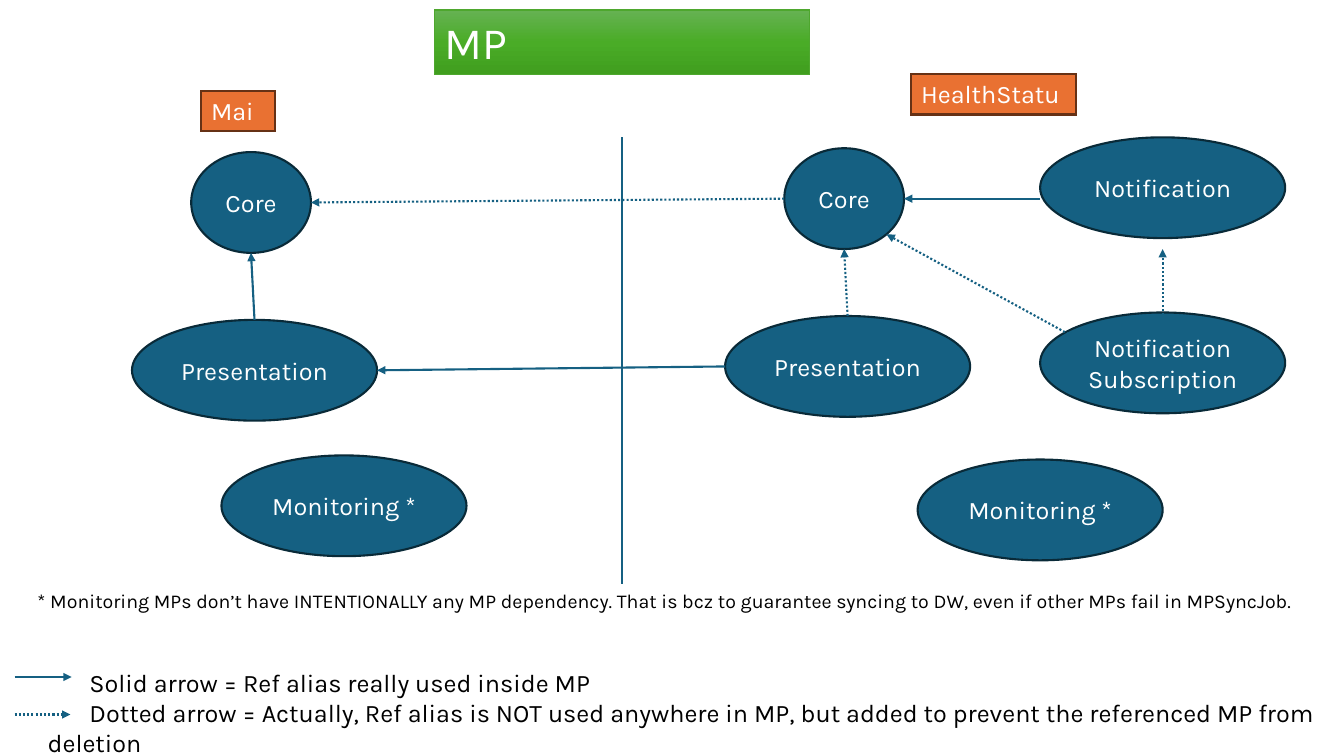
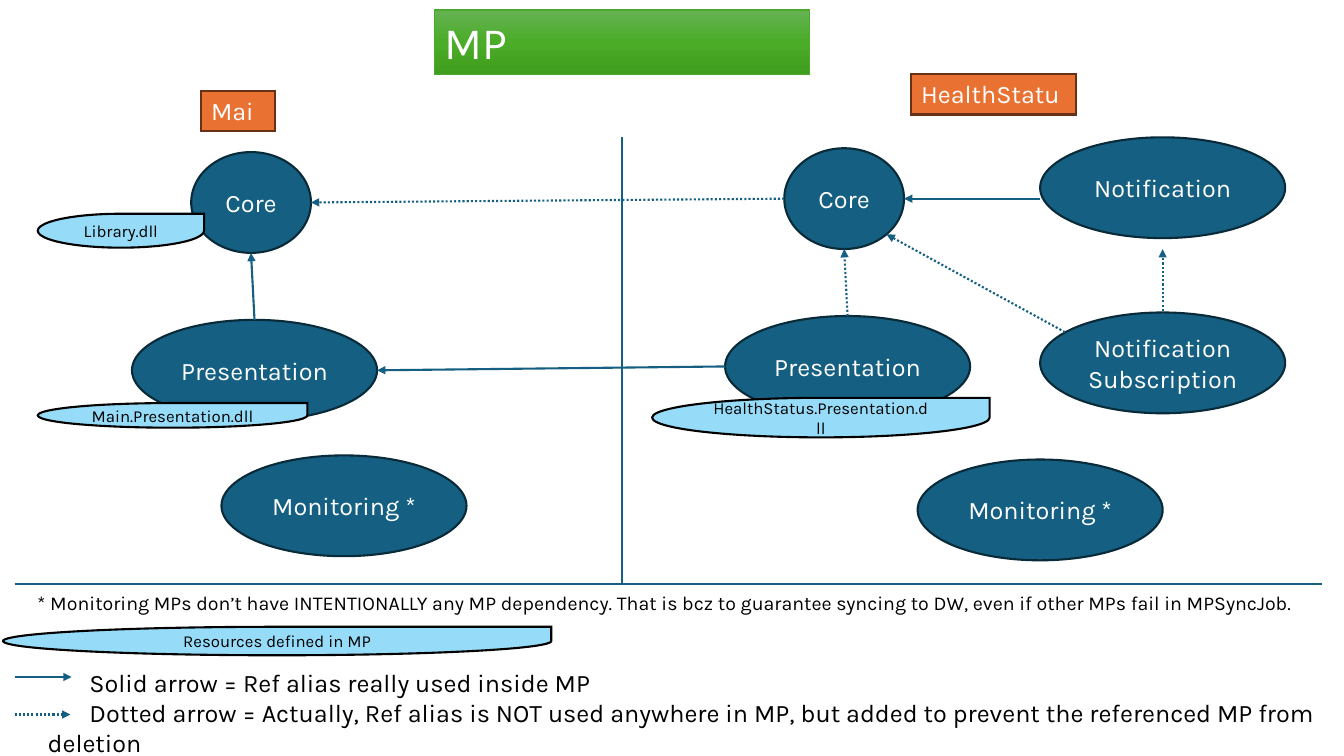
Before and after one commit to microsoft/CSS-SystemCenter-ServiceManager, a slide deck: slide 1 of SCSM.Support.Tools.mpb/Misc/MP_Dependencies.pptx. Drawn at 1344x756 pixels with LibreOffice and Linux fonts; fonts in the diff are those of the drawing. Boxes give left, top, right and bottom in pixels: in the first picture for what was removed or moved away, otherwise in the second. Text is boxed around its words. In the diff, an @@ line names an element or a change of style, - is before the commit and + after.

```diff
--- a/SCSM.Support.Tools.mpb/Misc/MP_Dependencies.pptx
+++ b/SCSM.Support.Tools.mpb/Misc/MP_Dependencies.pptx
@@ teardrop added at (x1=37, y1=214, x2=204, y2=248), fill #96DCF8, outline #000000 1.5 pt, 12 pt, text #000000 @@
+Library.dll
@@ teardrop added at (x1=37, y1=403, x2=308, y2=427), fill #96DCF8, outline #000000 1.5 pt, 12 pt, text #000000 @@
+Main.Presentation.dll
@@ teardrop added at (x1=652, y1=398, x2=990, y2=438), fill #96DCF8, outline #000000 1.5 pt, 12 pt, text #000000 @@
+HealthStatus.Presentation.dll
@@ line added from (14, 584) to (1323, 584), #156082 1.5 pt @@
@@ teardrop added at (x1=3, y1=627, x2=552, y2=655), fill #96DCF8, outline #000000 1.5 pt, 12 pt, text #000000 @@
+Resources defined in MP
```
Also in this commit, not shown: 38 other files.
